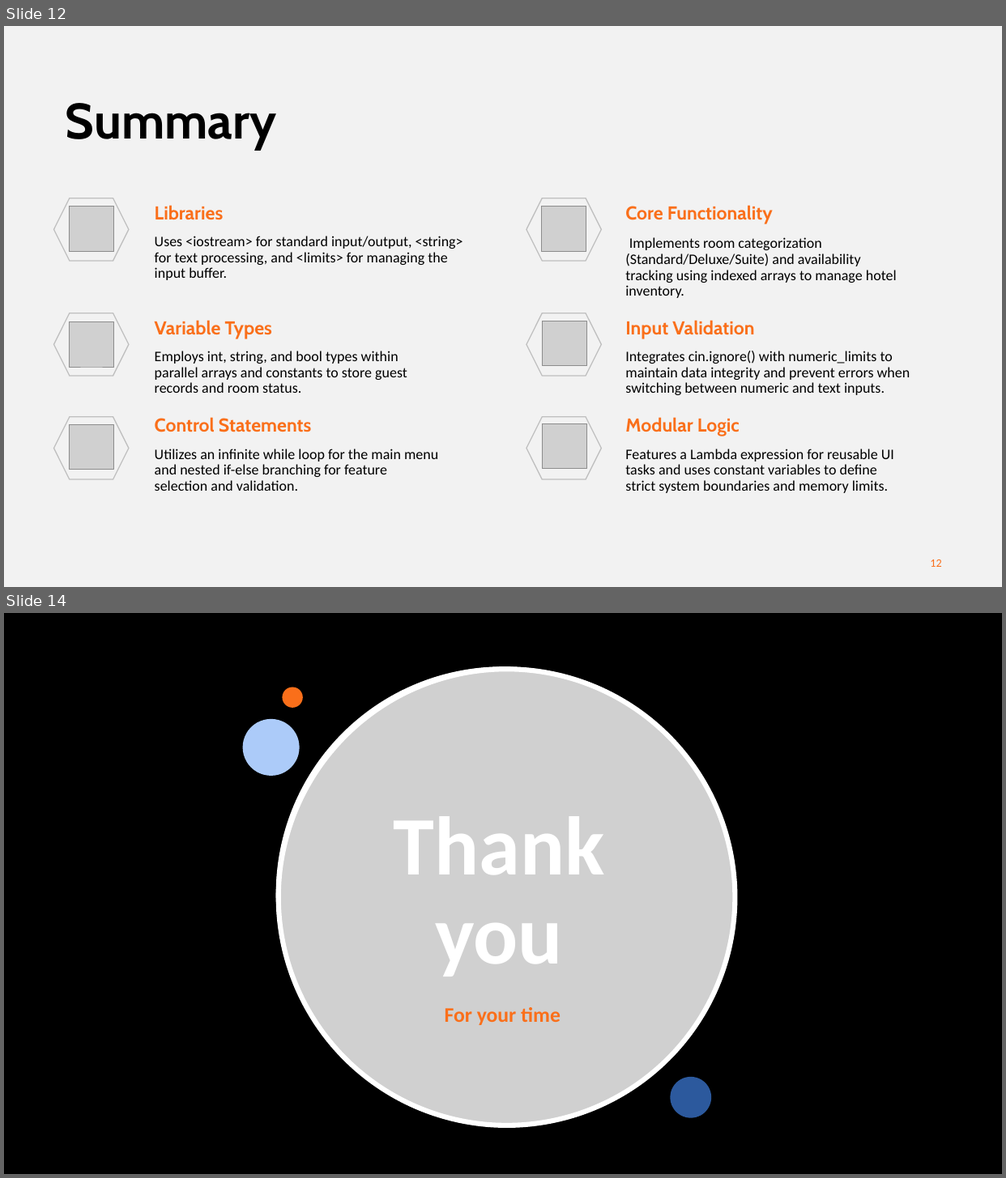
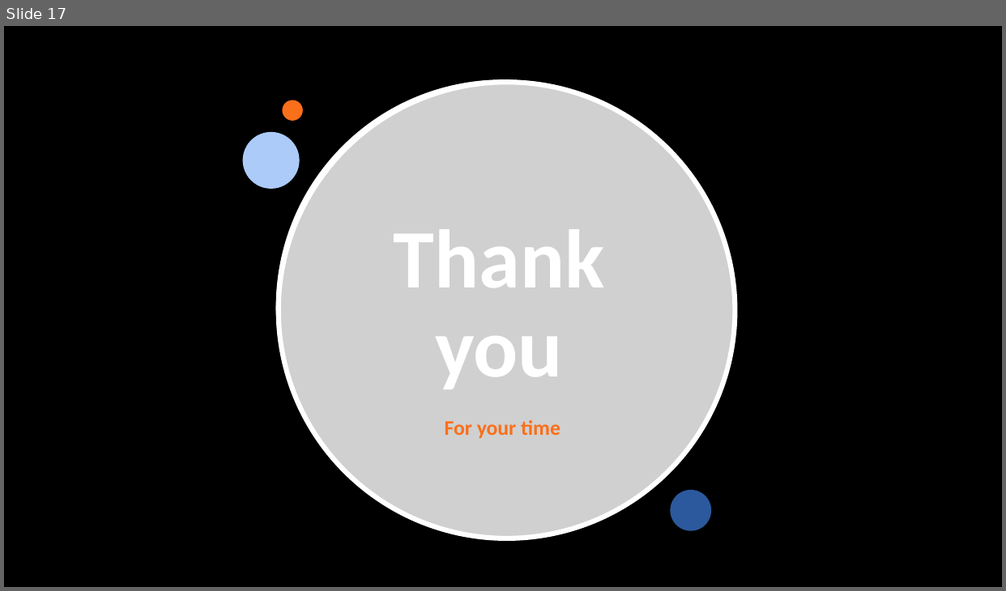
Before and after one commit to CyborkSpider/Hotel-Reservation, a slide deck: Hotel Reservation Presentation.pptx. Shown one above the other, each under a label of ours: slides 12 and 14 before the commit, slide 17 after it; the slides between them are not shown. The pictures are 1006x1178 and 1006x591 pixels, drawn with LibreOffice and Linux fonts; fonts in the diff are those of the drawing; grey boxes stand for pictures; background and template pictures are left out. Boxes give left, top, right and bottom in pixels: in the first picture for what was removed or moved away, otherwise in the second. Text is boxed around its words. In the diff, an @@ line names an element or a change of style, - is before the commit and + after.

Commit message:
Update presentation and ignore runtime bookings.csv

```diff
--- a/Hotel Reservation Presentation.pptx
+++ b/Hotel Reservation Presentation.pptx
@@ slide 12 removed at (4,26,1002,587), background #F2F2F2 @@
@@ title removed at (66,103,277,150) @@
-Summary
@@ hexagon removed at (54,199,129,261) @@
@@ picture removed at (69,207,114,251) @@
@@ text removed at (155,205,463,280) @@
-Libraries
-Uses <iostream> for standard input/output, <string> for text processing, and <limits> for managing the input buffer.
@@ hexagon removed at (526,199,602,261) @@
@@ picture removed at (542,207,586,251) @@
@@ text removed at (625,205,897,298) @@
-Core Functionality
-Implements room categorization (Standard/Deluxe/Suite) and availability tracking using indexed arrays to manage hotel inventory.
@@ hexagon removed at (54,314,129,377) @@
@@ hexagon removed at (526,314,602,377) @@
@@ picture removed at (69,322,114,367) @@
@@ text removed at (155,320,407,393) @@
-Variable Types
-Employs int, string, and bool types within parallel arrays and constants to store guest records and room status.
@@ picture removed at (543,321,587,366) @@
@@ text removed at (625,320,910,395) @@
-Input Validation
-Integrates cin.ignore() with numeric_limits to maintain data integrity and prevent errors when switching between numeric and text inputs.
@@ hexagon removed at (54,417,129,480) @@
@@ picture removed at (69,425,114,470) @@
@@ text removed at (155,417,438,491) @@
-Control Statements
-Utilizes an infinite while loop for the main menu and nested if-else branching for feature selection and validation.
@@ hexagon removed at (526,417,602,480) @@
@@ picture removed at (543,425,587,469) @@
@@ text removed at (625,417,894,493) @@
-Modular Logic
-Features a Lambda expression for reusable UI tasks and uses constant variables to define strict system boundaries and memory limits.
@@ rectangle removed at (39,538,209,577) @@
@@ page number removed at (930,560,941,567) @@
-12
@@ what was slide 14 is now slide 17 @@
```
Also in this commit, not shown: 7 slides changed, 9 slides added, 5 other slides removed, 1 other file.
